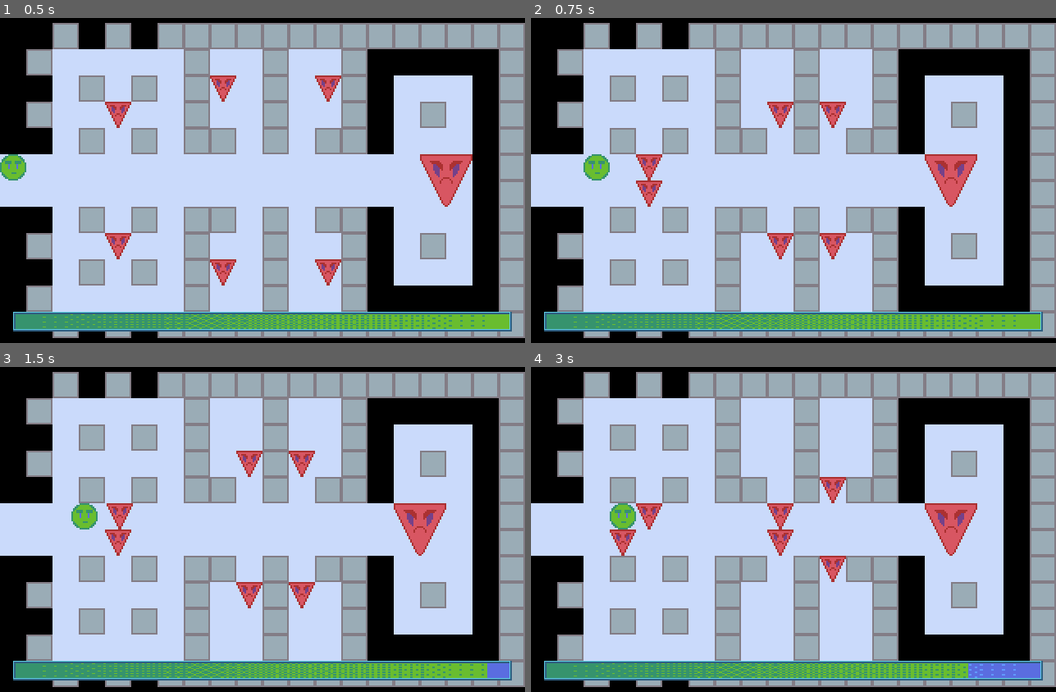
Above: before the commit, frames 1-4 (two rows, left to right).
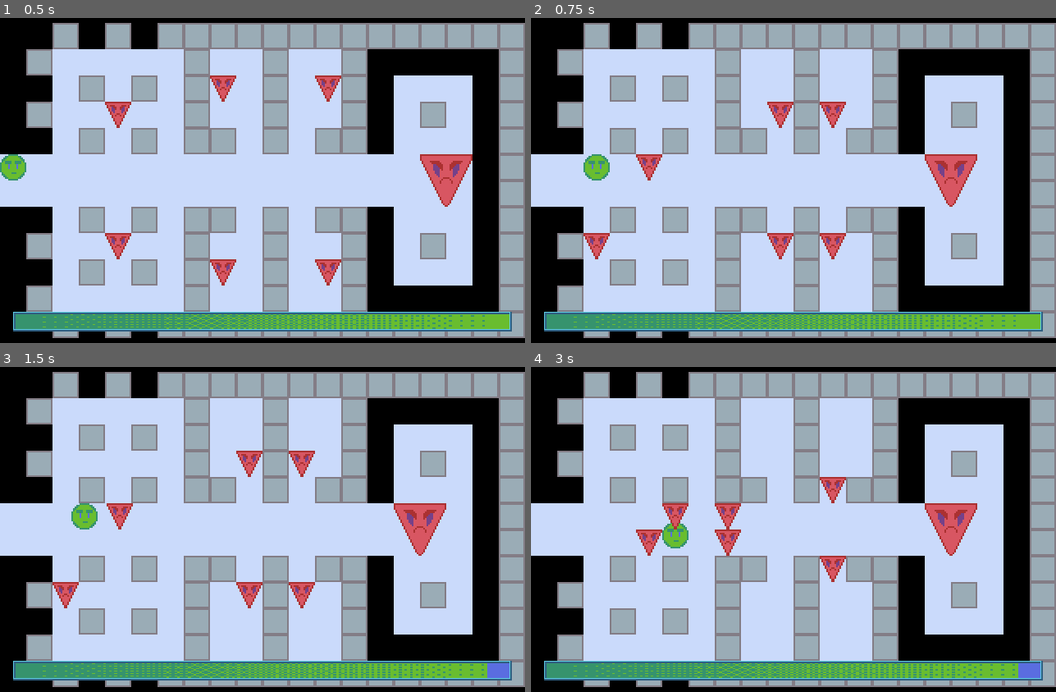
Above: after the commit, the same moments.

Repository: AaronWizard/ShapeFight
Game: Godot game, scene res://Game.tscn
Same seed, same stepped clock (60 frames per second), same inputs: the game is played once before the commit and once after it.
Inputs (mouse positions are in pixels of both pictures, inside the frame that each line leads up to):
- Up to frame 1 (0.5 s): no input
- Up to frame 2 (0.75 s): tap Enter at 0.5 s; move the mouse to (909, 164) at 0.52 s; hold Right (move_east) from 0.53 s (still down); tap Space (wait) at 0.6 s; click (909, 164) at 0.67 s
- Up to frame 3 (1.5 s): tap Space (wait) at 1.25, 1.35 s; move the mouse to (157, 545) at 1.27 s; release Right (move_east) at 1.28 s; hold Down (move_south) from 1.28 s (still down)
- Up to frame 4 (3 s): tap Enter at 2 s; move the mouse to (846, 458) at 2.02 s; release Down (move_south) at 2.03 s; hold Right (move_east) 2.03-2.78 s; tap Space (wait) at 2.1, 2.85 s; move the mouse to (767, 594) at 2.77 s; hold Up (move_north) from 2.78 s (still down); click (767, 594) at 2.92 s

Frame 1 is identical in both runs. In frame 2, 0.5% of the frame differs, in the area x 10-25%, y 50-75%; in frame 3, 0.5%; in frame 4, 2.9%, in the area x 15-93%, y 41-96%.

Commit message:
Improve AI pathfinding to player.

Diff:
--- a/Actors/Controllers/AI.gd
+++ b/Actors/Controllers/AI.gd
@@ -71,13 +71,32 @@
 	_pathfinder.rebuild()
 
 	var result := []
-	var have_result := false
 
-	for c in target.adjacent_cells():
-		if _pathfinder.has_cell(c):
+	var ends := _get_path_ends(target)
+	if ends.size() > 0:
+		for c in ends:
 			var path := _pathfinder.get_path(get_actor().cell_position, c)
-			if not have_result or path.size() < result.size():
+			if not path.empty():
 				result = path
-				have_result = true
+				break
 
 	return result
+
+func _get_path_ends(target: Actor) -> Array:
+	var result := []
+
+	var target_rect := target.get_cell_rect()
+	var adjacent_positions := get_actor().adjacent_cell_positions(target_rect)
+
+	for a in adjacent_positions:
+		var cell := a as Vector2
+		if _pathfinder.has_cell(cell):
+			result.append(cell)
+
+	result.sort_custom(self, '_sort_end_positions')
+	return result
+
+func _sort_end_positions(a: Vector2, b: Vector2) -> bool:
+	var a_dist := get_actor().cell_position.distance_squared_to(a)
+	var b_dist := get_actor().cell_position.distance_squared_to(b)
+	return a_dist < b_dist
--- a/Maps/TileObject.gd
+++ b/Maps/TileObject.gd
@@ -110,3 +110,34 @@
 			break
 
 	return result
+
+func get_cell_rect() -> Rect2:
+	return Rect2(cell_position, Vector2(cell_diameter, cell_diameter))
+
+func adjacent_cell_positions(cell_rect: Rect2) -> Array:
+	var result := []
+
+	var min_pos := cell_rect.position - Vector2(cell_diameter, cell_diameter)
+	var max_pos := cell_rect.end + Vector2(1, 1)
+
+	var cell: Vector2
+
+	for x in range(min_pos.x + 1, max_pos.x - 1):
+		# North side
+		cell = Vector2(x, cell_rect.position.y - cell_diameter)
+		result.append(cell)
+
+		# South side
+		cell = Vector2(x, cell_rect.position.y + cell_rect.size.y)
+		result.append(cell)
+
+	for y in range(min_pos.y + 1, max_pos.y - 1):
+		# East side
+		cell = Vector2(cell_rect.position.x + cell_rect.size.x, y)
+		result.append(cell)
+
+		# West side
+		cell = Vector2(cell_rect.position.x - cell_diameter, y)
+		result.append(cell)
+
+	return result
